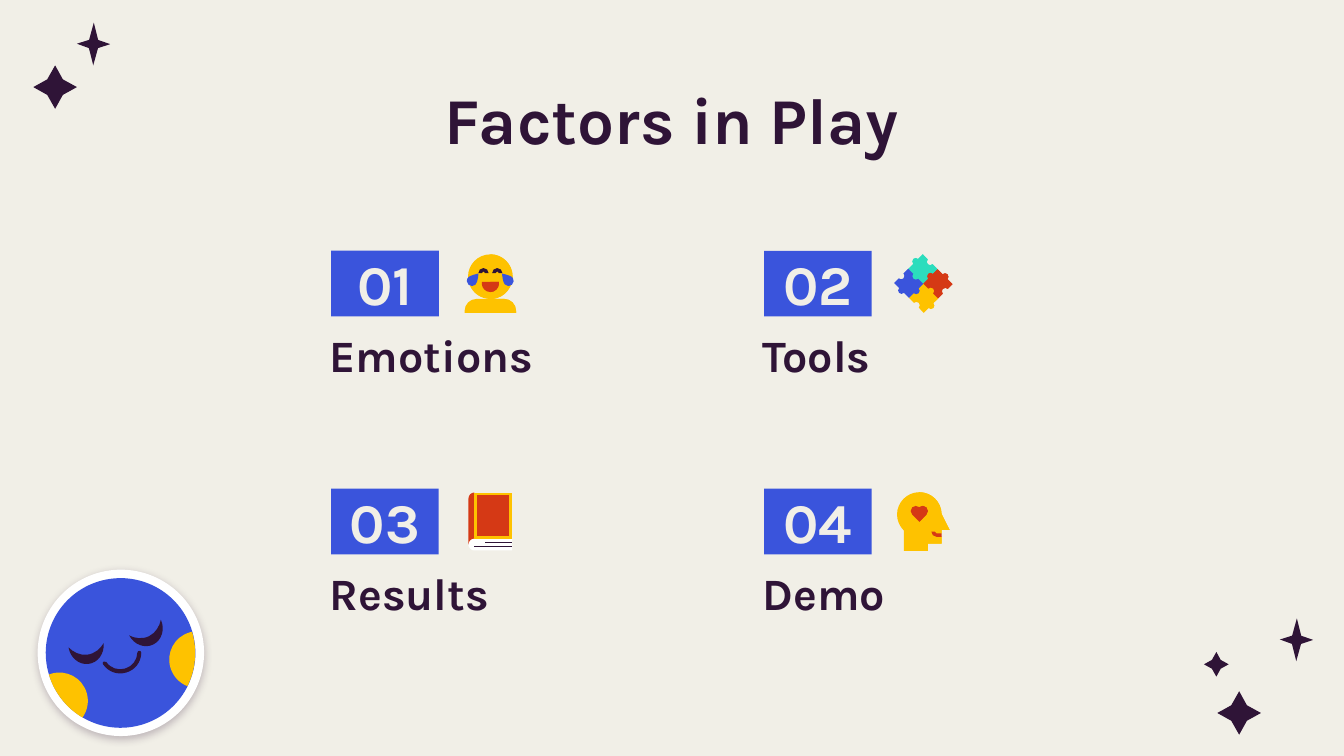
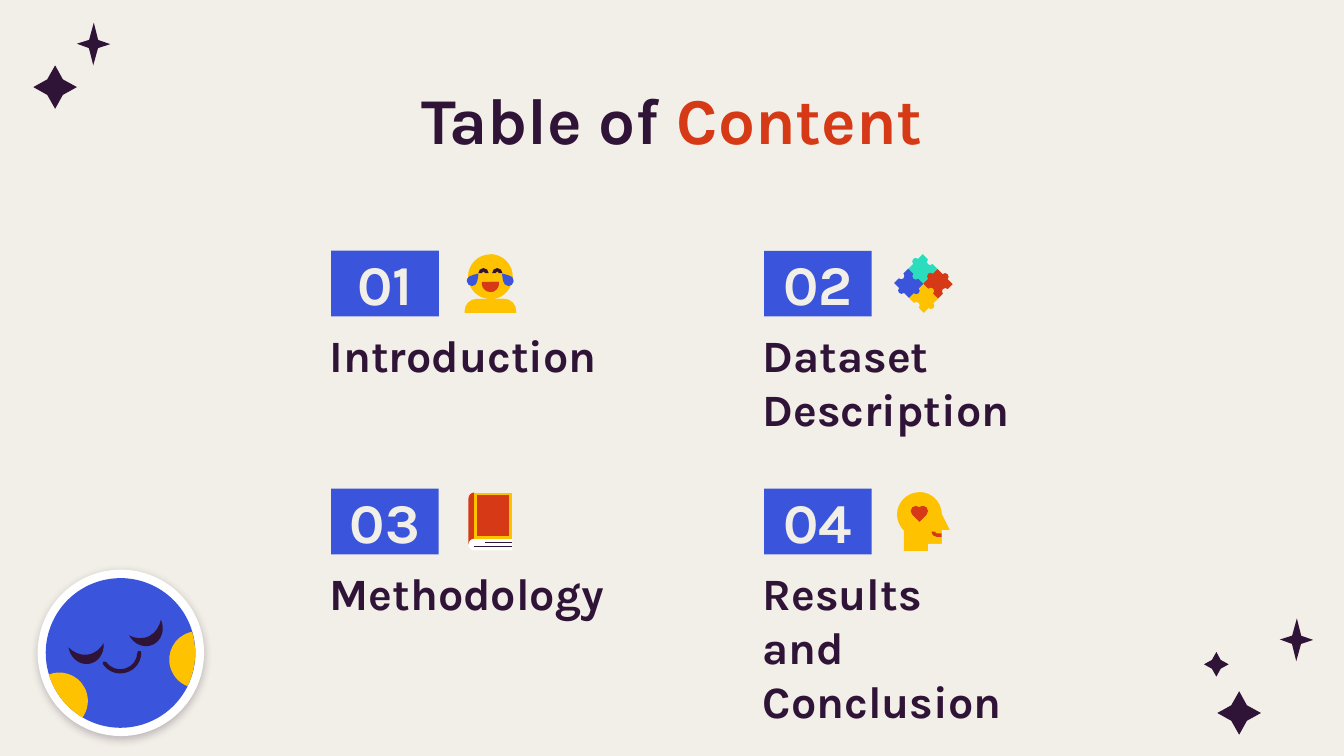
Before and after one commit to Dalia222/analyzing-speach-emotions, a slide deck: slide 2 of ppt.pptx. Drawn at 1344x756 pixels with LibreOffice and Linux fonts; fonts in the diff are those of the drawing; background and template pictures are left out. Boxes give left, top, right and bottom in pixels: in the first picture for what was removed or moved away, otherwise in the second. Text is boxed around its words. In the diff, an @@ line names an element or a change of style, - is before the commit and + after.

Commit message:
ppt

```diff
--- a/ppt.pptx
+++ b/ppt.pptx
@@ title at bbox=[421, 98, 923, 145]: text changed @@
-Factors in Play
+Table of Content
@@ subtitle at bbox=[330, 340, 597, 373]: text changed @@
-Emotions
+Introduction
@@ subtitle at bbox=[763, 343, 1010, 437]: text changed @@
-Tools
+Dataset Description
@@ subtitle at bbox=[330, 579, 605, 622]: text changed @@
-Results
+Methodology
@@ subtitle at bbox=[763, 579, 1002, 719]: text changed @@
-Demo
+Results and Conclusion
```
Also in this commit, not shown: 4 other slides changed, 8 slides added, 7 slides removed, 1 other file.
